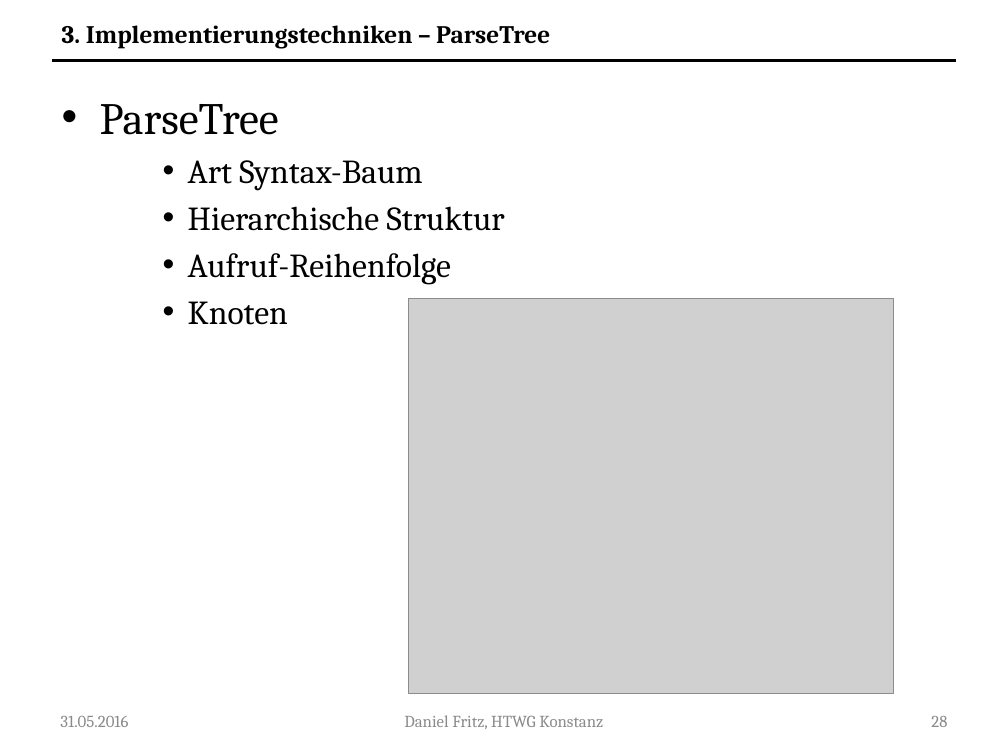
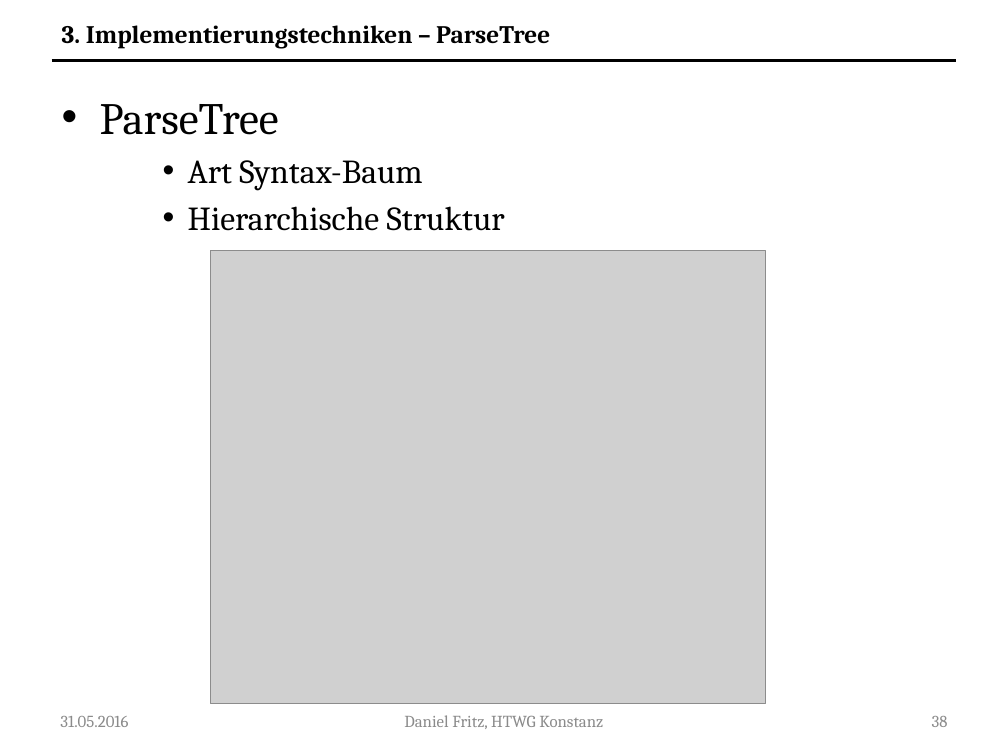
Before and after one commit to Guldenbart/MA, a slide deck: slide 38 of ppt/MA_neu.pptx (slide 28 before the commit). Drawn at 1008x756 pixels with LibreOffice and Linux fonts; fonts in the diff are those of the drawing; grey boxes stand for pictures. Boxes give left, top, right and bottom in pixels: in the first picture for what was removed or moved away, otherwise in the second. Text is boxed around its words. In the diff, an @@ line names an element or a change of style, - is before the commit and + after.

```diff
--- a/ppt/MA_neu.pptx
+++ b/ppt/MA_neu.pptx
@@ text at (188,253,451,325): paragraphs removed @@
-    • Aufruf-Reihenfolge
-    • Knoten
@@ picture: place and size @@
-picture at (409,298,894,694)
+picture at (211,251,766,704)
@@ page number at (932,716,948,727): text changed @@
-28
+38
```
Also in this commit, not shown: 25 other slides changed, 16 slides added, 1 other file.
